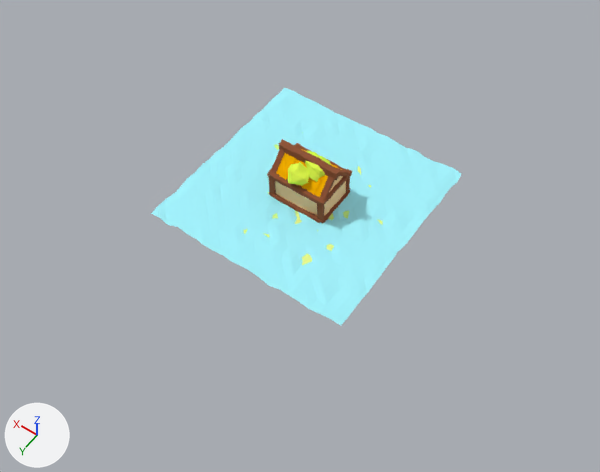
One commit to the Blender file examples/blender-saves/example.blend: the scene before it, then after it.
Camera for both pictures: a 50 mm lens placed at (-41.7, 60.6, 84.7), pointed at (-2.5, 5.8, -1.5). The lights are fixed; the arrows at lower left show +X, +Y and +Z.

Names of what the first picture shows: 'Field 100', 'House 100', 'Tree 1000', 'Water 1000'.
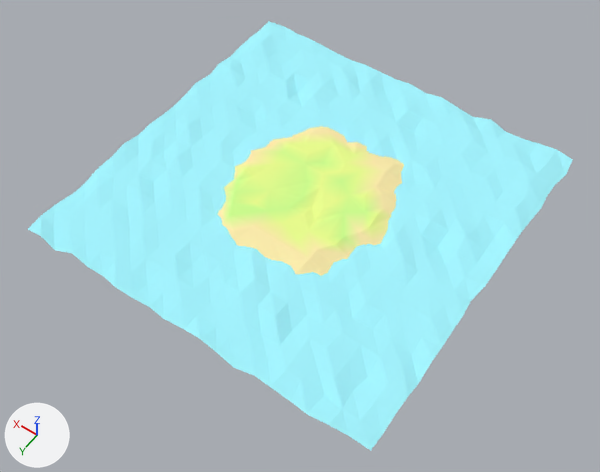
Diff of the bpy script that builds the scene:
```diff
--- a/examples/blender-saves/example.blend.py
+++ b/examples/blender-saves/example.blend.py
@@ me_grid @@
 me_grid.from_pydata(...)  # 116 vertices, 187 faces; spans x -12.7..12.6, y -12.8..12.9, z -0.4..-0.1
 # used by ob_field_100; location = (0.0, 0.0, 0.0)
+# me_grid part 1: the whole mesh is scaled about its middle by (1, 1, 5.14), then moved by (-0.3, 0.2, 0.4)
 me_grid.materials.append(mat_high_basic)
@@ me_grid_006 @@
 me_grid_006.from_pydata(...)  # 441 vertices, 800 faces; spans x -15.2..15.2, y -15.2..15.2, z -0.3..0.2
 # used by ob_water_1000; location = (0.0, 0.0, 0.0)
+# me_grid_006 part 2: the whole mesh is scaled about its middle by (1.75, 1.75, 2.82)
 me_grid_006.materials.append(mat_high_basic)
@@ ob_tree_1000 @@
 ob_tree_1000.location = (0.0, 0.0, 0.0)
+ob_tree_1000.hide_set(True)
@@ ob_house_100 @@
 ob_house_100.scale = (1.0, 0.976, 1.0)
+ob_house_100.hide_set(True)
```

What differs and where, as boxes [x1, y1, x2, y2] in the pictures (600 x 472 px):
'Water 1000', mesh rescaled (76% wider, 81% taller): before [151, 88, 461, 325]; after [28, 21, 573, 451]
'Field 100', mesh rescaled: before [244, 132, 383, 265]; after [218, 126, 404, 276]
'House 100', hidden: before [267, 139, 352, 223]
'Tree 1000', hidden: before [288, 150, 331, 186]
